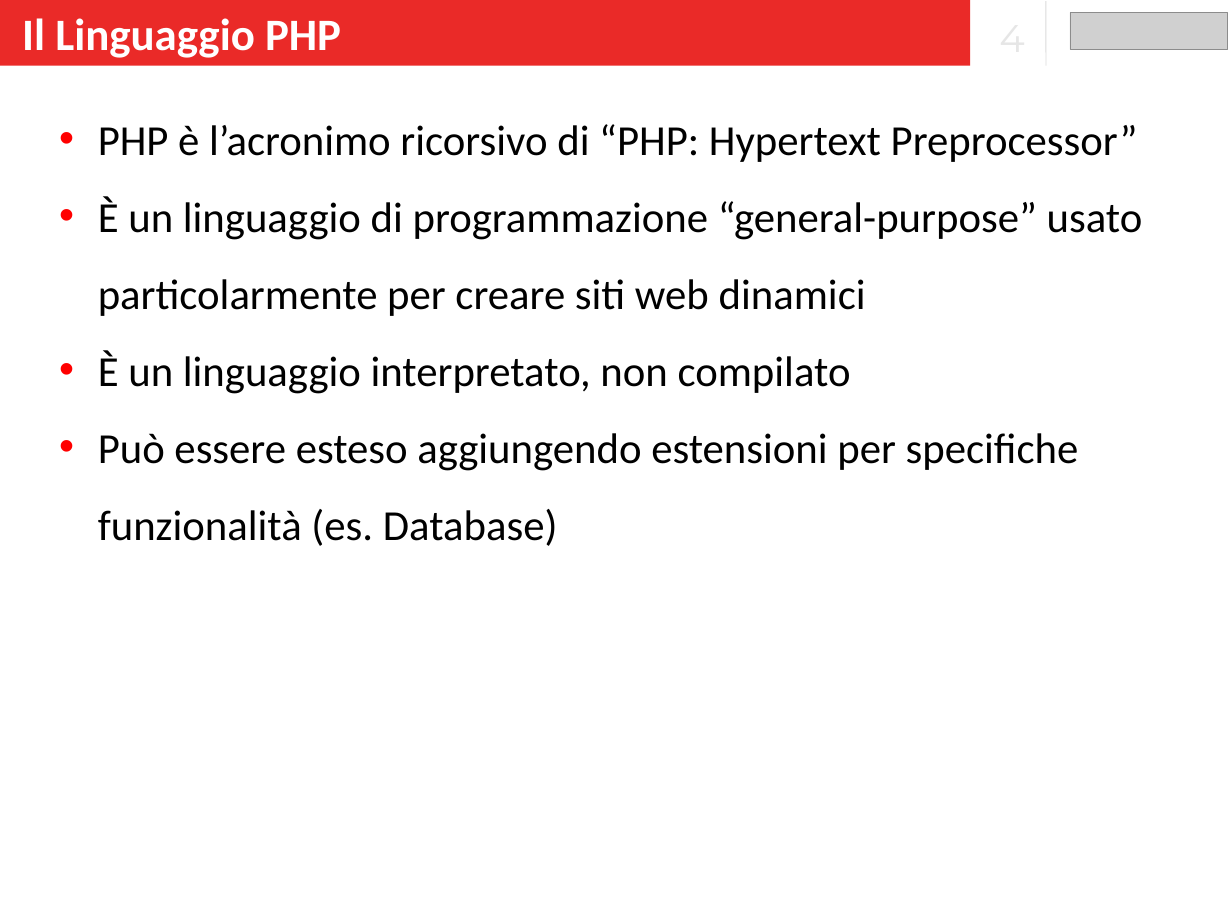
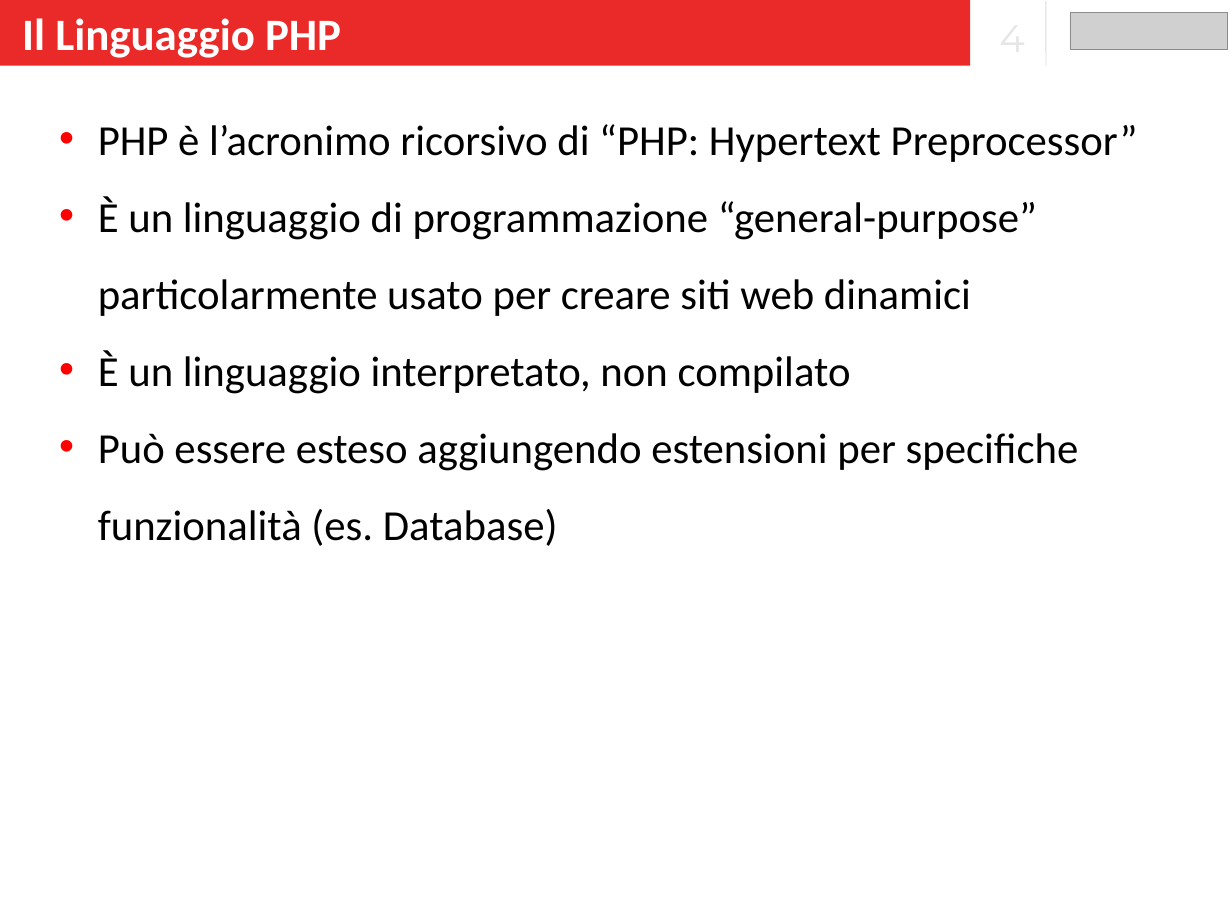
Before and after one commit to banzaiberry/leonardo, a slide deck: slide 4 of Lezioni_5_6_7/Lezione_5/Slide.pptx. Drawn at 1232x924 pixels with LibreOffice and Linux fonts; fonts in the diff are those of the drawing; grey boxes stand for pictures. Boxes give left, top, right and bottom in pixels: in the first picture for what was removed or moved away, otherwise in the second. Text is boxed around its words. In the diff, an @@ line names an element or a change of style, - is before the commit and + after.

Commit message:
bk

```diff
--- a/Lezioni_5_6_7/Lezione_5/Slide.pptx
+++ b/Lezioni_5_6_7/Lezione_5/Slide.pptx
@@ text at [98,197,1037,316]: text changed @@
-  • È un linguaggio di programmazione “general-purpose” usato particolarmente per creare siti web dinamici
+  • È un linguaggio di programmazione “general-purpose” particolarmente usato per creare siti web dinamici
```
Also in this commit, not shown: 2 other slides changed.
